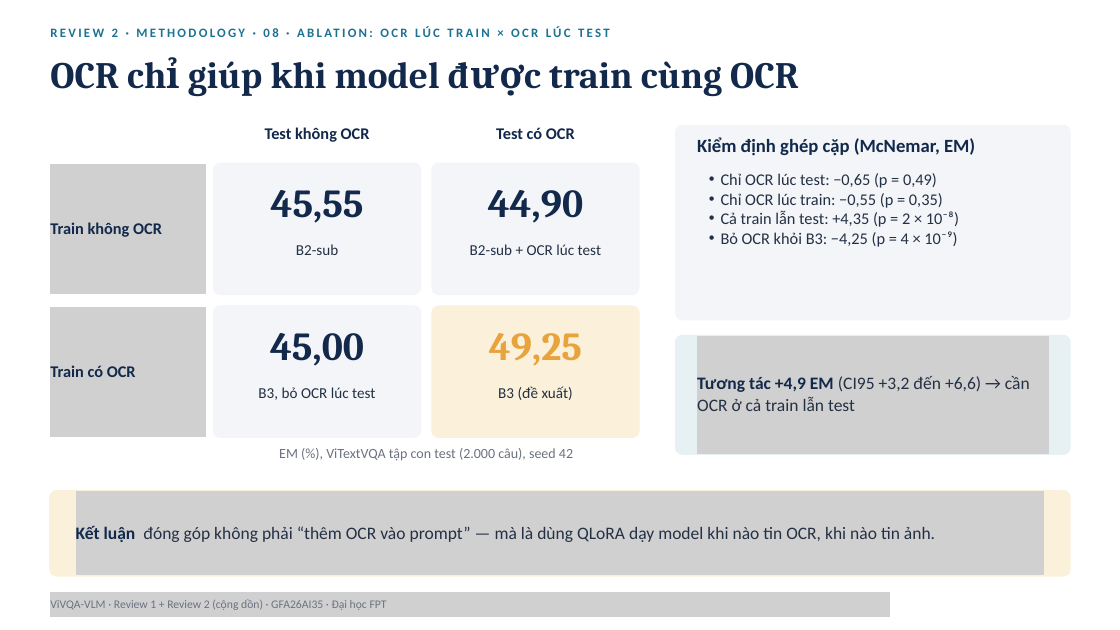
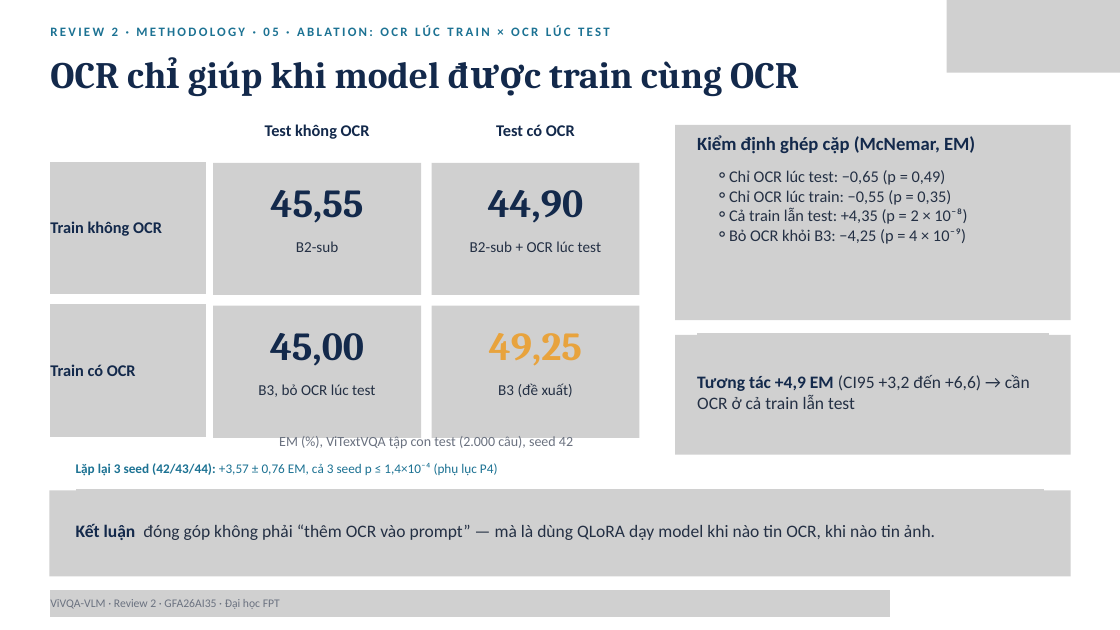
Before and after one commit to PLHGNAOH/ViVQA-VLM, a slide deck: slide 29 of docs/04_slides/cumulative/ViVQA-VLM_Review1-2_KLTN.pptx (slide 35 before the commit). Drawn at 1120x630 pixels with LibreOffice and Linux fonts; fonts in the diff are those of the drawing; grey boxes stand for pictures. Boxes give left, top, right and bottom in pixels: in the first picture for what was removed or moved away, otherwise in the second. Text is boxed around its words. In the diff, an @@ line names an element or a change of style, - is before the commit and + after.

```diff
--- a/docs/04_slides/cumulative/ViVQA-VLM_Review1-2_KLTN.pptx
+++ b/docs/04_slides/cumulative/ViVQA-VLM_Review1-2_KLTN.pptx
@@ text at [112, 27, 855, 409]: text changed @@
-REVIEW 2 · METHODOLOGY · 08 · ABLATION: OCR LÚC TRAIN × OCR LÚC TEST
+REVIEW 2 · METHODOLOGY · 05 · ABLATION: OCR LÚC TRAIN × OCR LÚC TEST
@@ picture added at [947, 0, 1120, 73] @@
@@ freeform shape removed at [675, 125, 1070, 320] @@
@@ picture added at [675, 125, 1071, 320] @@
@@ picture added at [50, 162, 206, 294] @@
@@ freeform shape removed at [213, 163, 421, 295] @@
@@ picture added at [213, 163, 421, 295] @@
@@ freeform shape removed at [432, 163, 639, 295] @@
@@ picture added at [432, 163, 640, 295] @@
@@ text "Chỉ OCR lúc test: −0,65 ..." at [729, 170, 967, 244]: bullet • to ⚬; list level 2 to 3 in "Chỉ OCR lúc test: −0,65 ..."; list level 2 to 3 in "Chỉ OCR lúc train: −0,55 ..."; list level 2 to 3 in "Cả train lẫn test: +4,35 ..."; list level 2 to 3 in "Bỏ OCR khỏi B3: −4,25 ..." @@
@@ picture added at [50, 305, 206, 437] @@
@@ freeform shape removed at [213, 306, 421, 437] @@
@@ picture added at [213, 306, 421, 438] @@
@@ freeform shape removed at [432, 306, 639, 437] @@
@@ picture added at [432, 306, 640, 438] @@
@@ freeform shape removed at [675, 335, 1070, 454] @@
@@ picture added at [675, 335, 1071, 455] @@
@@ picture added at [697, 333, 1048, 454] @@
@@ text "EM (%), ViTextVQA tập con ...": place and size @@
-text "EM (%), ViTextVQA tập con ..." at [279, 448, 573, 461]
+text "EM (%), ViTextVQA tập con ..." at [279, 434, 573, 450]
@@ text added at [76, 463, 498, 476], 17 pt, text #1C7293 @@
+Lặp lại 3 seed (42/43/44): +3,57 ± 0,76 EM, cả 3 seed p ≤ 1,4×10⁻⁴ (phụ lục P4)
@@ picture added at [49, 491, 1071, 577] @@
@@ freeform shape removed at [50, 491, 1070, 576] @@
@@ picture added at [76, 489, 1044, 576] @@
@@ text at [50, 599, 280, 609]: text changed @@
-ViVQA-VLM · Review 1 + Review 2 (cộng dồn) · GFA26AI35 · Đại học FPT
+ViVQA-VLM · Review 2 · GFA26AI35 · Đại học FPT
@@ picture added at [50, 590, 890, 617] @@
```
Also in this commit, not shown: 37 other slides changed, 4 slides added, 6 slides removed, 3 other files.
